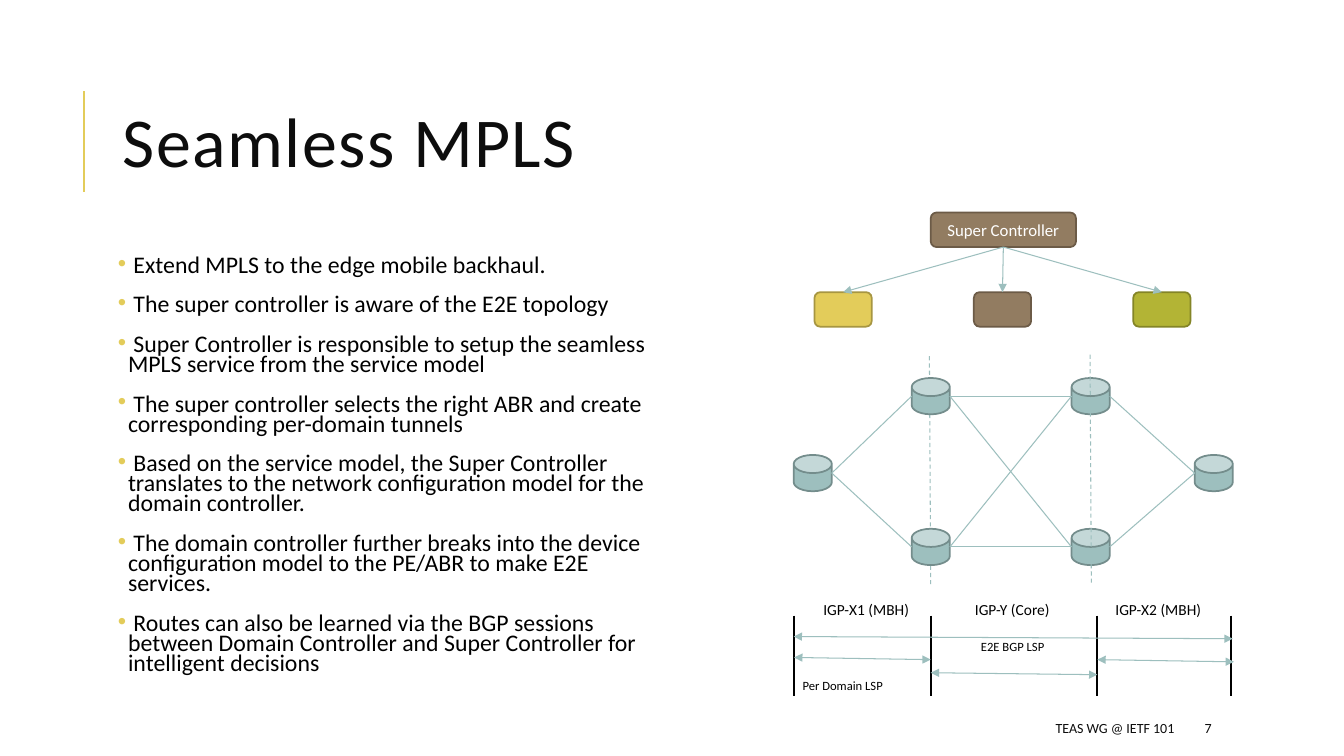
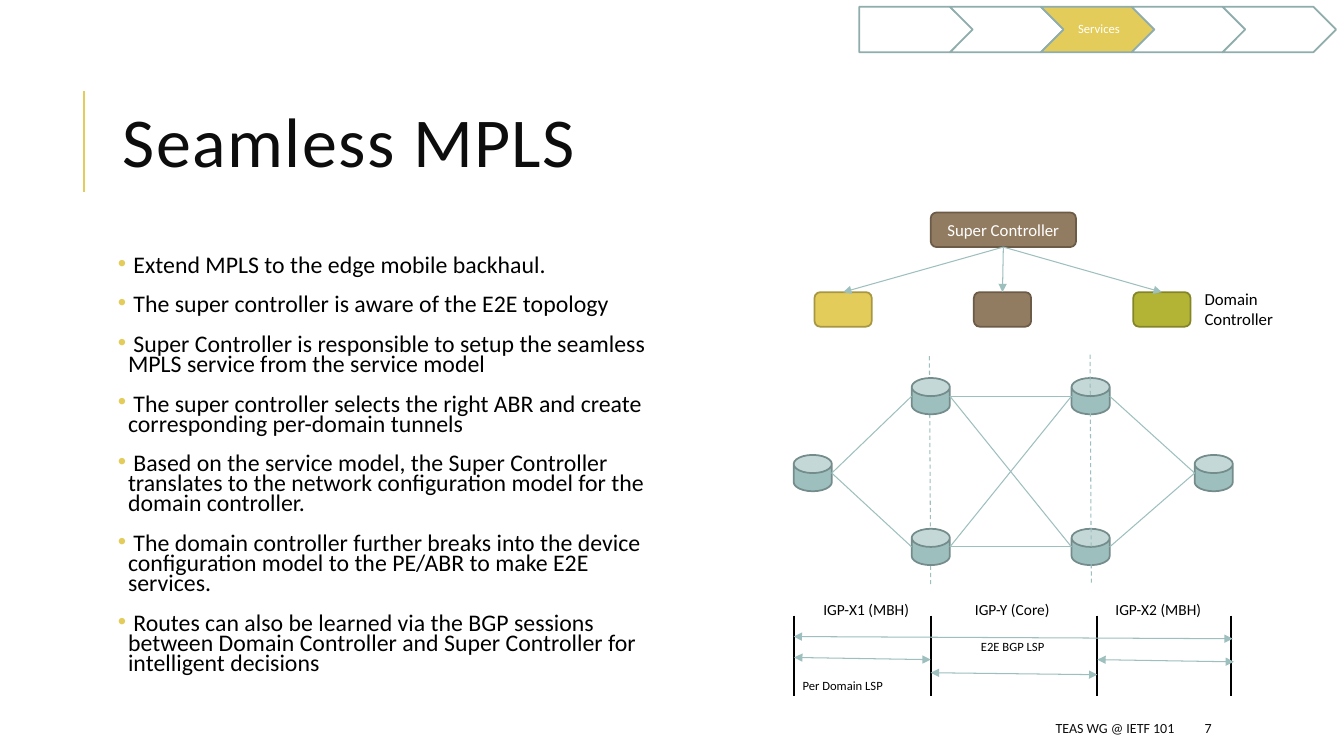
Before and after one commit to dhruvdhody-huawei/101, a slide deck: slide 7 of draft-li-teas-hierarchy-ip-controllers.pptx. Drawn at 1344x756 pixels with LibreOffice and Linux fonts; fonts in the diff are those of the drawing. Boxes give left, top, right and bottom in pixels: in the first picture for what was removed or moved away, otherwise in the second. Text is boxed around its words. In the diff, an @@ line names an element or a change of style, - is before the commit and + after.

```diff
--- a/draft-li-teas-hierarchy-ip-controllers.pptx
+++ b/draft-li-teas-hierarchy-ip-controllers.pptx
@@ group added at (x1=859, y1=7, x2=1337, y2=52): 4 chevrons, 1 pentagon arrow, 1 text @@
+Services
@@ text added at (x1=1205, y1=293, x2=1273, y2=325), 12 pt, text #000000 @@
+Domain
+Controller
```
Also in this commit, not shown: 9 other slides changed, 1 slide added, 1 other file.
